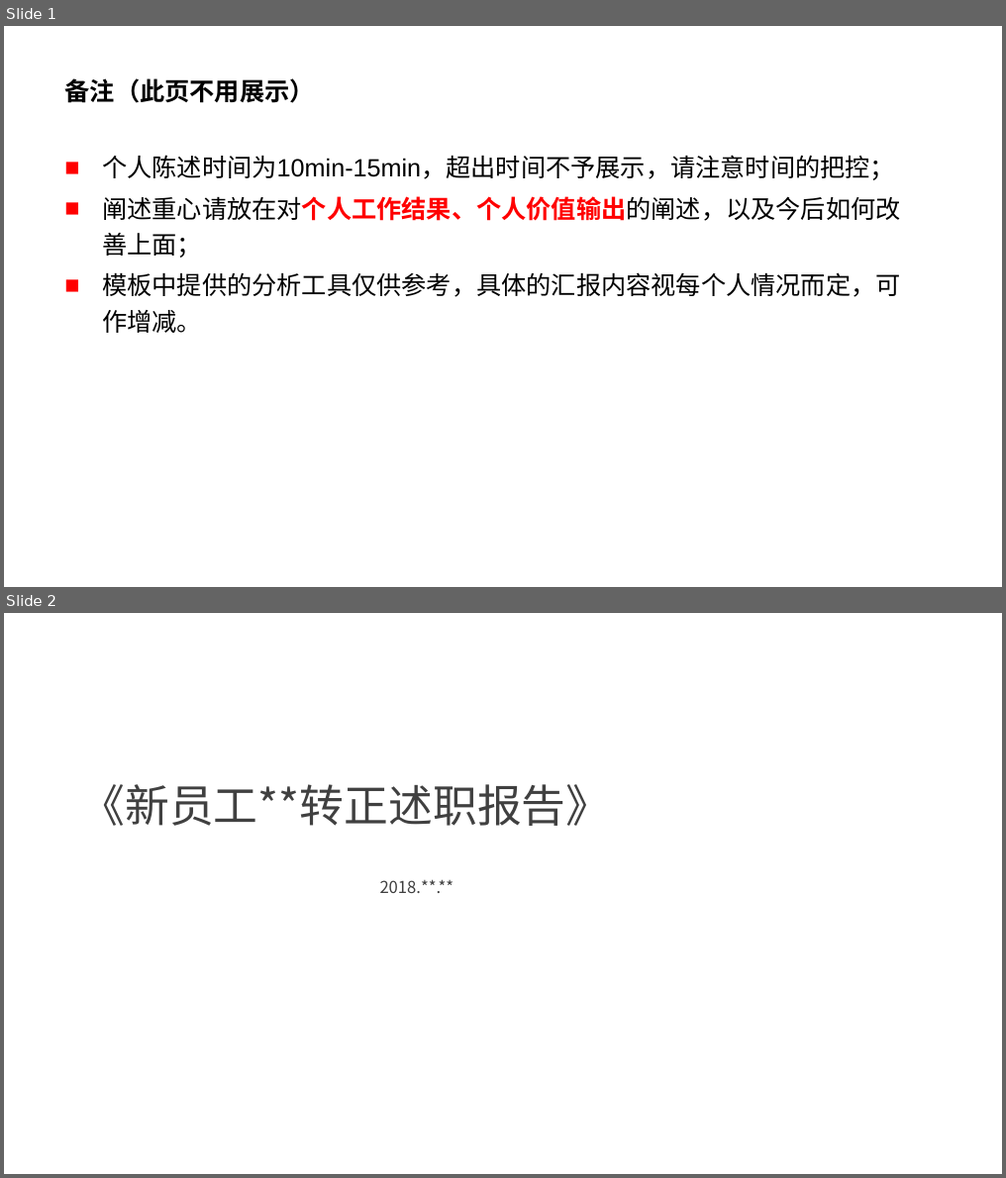
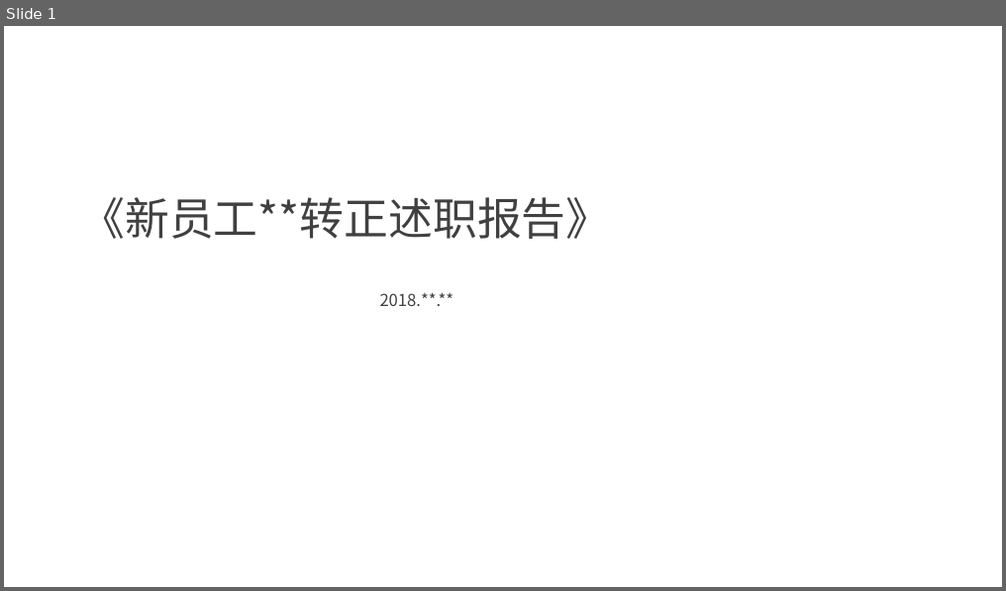
Before and after one commit to idealcountry/Redis, a slide deck: src/main/resources/新员工转正述职PPT模板.pptx. Shown one above the other, each under a label of ours: slides 1 and 2 before the commit, slide 1 after it. The pictures are 1006x1178 and 1006x591 pixels, drawn with LibreOffice and Linux fonts; fonts in the diff are those of the drawing; background and template pictures are left out. Boxes give left, top, right and bottom in pixels: in the first picture for what was removed or moved away, otherwise in the second. Text is boxed around its words. In the diff, an @@ line names an element or a change of style, - is before the commit and + after.

```diff
--- a/src/main/resources/新员工转正述职PPT模板.pptx
+++ b/src/main/resources/新员工转正述职PPT模板.pptx
@@ slide 1 removed at [4,26,1002,587], background picture (left out) @@
@@ text removed at [65,78,315,103] @@
-备注（此页不用展示）
@@ text removed at [102,155,900,333] @@
-■ 个人陈述时间为10min-15min，超出时间不予展示，请注意时间的把控；
-■ 阐述重心请放在对个人工作结果、个人价值输出的阐述，以及今后如何改善上面；
-■ 模板中提供的分析工具仅供参考，具体的汇报内容视每个人情况而定，可作增减。
@@ what was slide 2 is now slide 1 @@
```
Also in this commit, not shown: 5 other slides removed, 25 other files.
